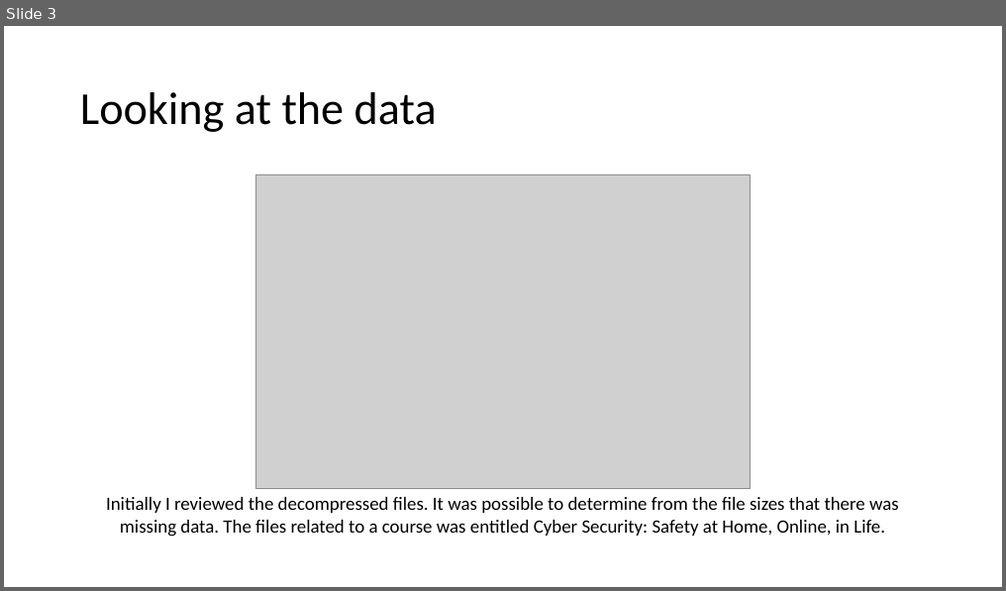
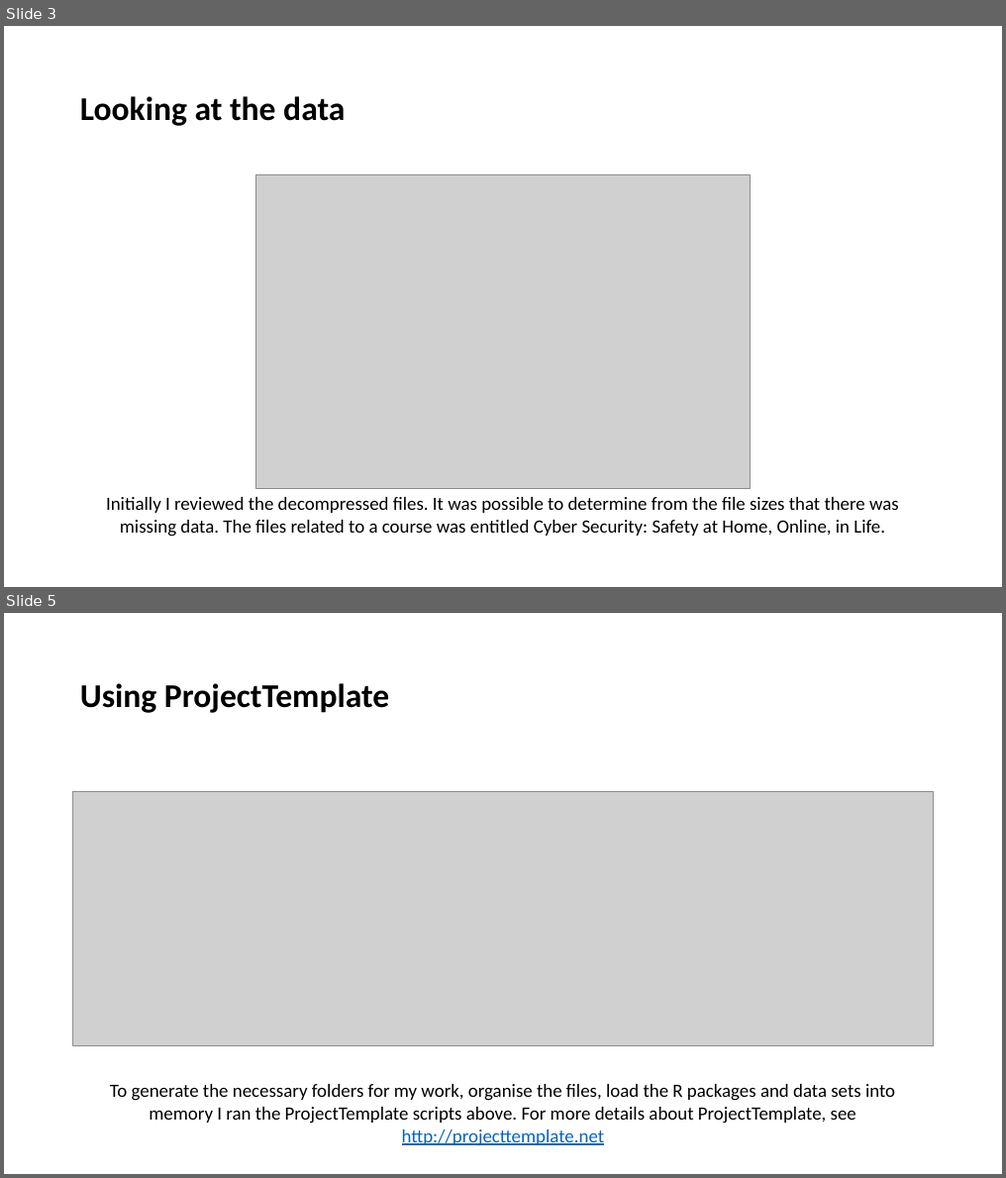
Before and after one commit to IssyMiddleton/CSC8631-Data-Management-Exploratory-Analysis, a slide deck: Exploratory_Analysis/reports/Overview-Presentation.pptx. Shown one above the other, each under a label of ours: slide 3 before the commit, slides 3 and 5 after it; the slides between them are not shown. The pictures are 1006x591 and 1006x1178 pixels, drawn with LibreOffice and Linux fonts; fonts in the diff are those of the drawing; grey boxes stand for pictures. Boxes give left, top, right and bottom in pixels: in the first picture for what was removed or moved away, otherwise in the second. Text is boxed around its words. In the diff, an @@ line names an element or a change of style, - is before the commit and + after.

```diff
--- a/Exploratory_Analysis/reports/Overview-Presentation.pptx
+++ b/Exploratory_Analysis/reports/Overview-Presentation.pptx
@@ slide 5 added at <box>4,613,1002,1174</box>, background #FFFFFF @@
@@ title added at <box>80,683,389,713</box>, 32 pt, text #000000, bold @@
+Using ProjectTemplate
@@ picture added at <box>73,792,934,1047</box> @@
@@ text added at <box>110,1084,895,1124</box>, 18 pt, text #000000 @@
+To generate the necessary folders for my work, organise the files, load the R packages and data sets into memory I ran the ProjectTemplate scripts above. For more details about ProjectTemplate, see http://projecttemplate.net
@@ slide 3 changed as well @@
@@ title "Looking at the data" at <box>80,96,345,126</box>: size 44 to 32 pt, bold on @@
```
Also in this commit, not shown: 3 other slides changed, 4 other slides added, 7 other files.
